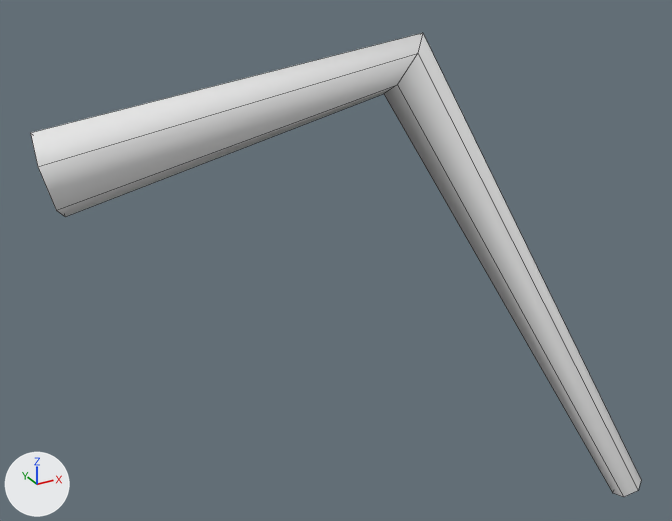
One commit to the FBX model unity/Assets/Art/Models/Crab_Leg4.fbx: the scene before it, then after it.
Camera for both pictures: a camera (50 mm lens) standing at (-0.113, -0.591, 0.191) and looking at (0.175, -0.066, -0.071). The axes (+X, +Y, +Z) are drawn at lower left. The lights are the same throughout. The older version comes first. Mesh edges are drawn as thin lines. Where no turn or scale is listed for an object, it has been applied to the vertices.

The first picture shows 'Crab_Leg4'.
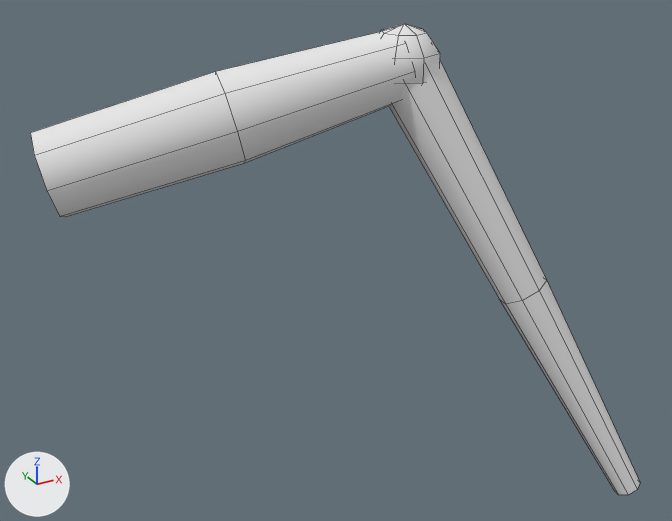
Boxes (x1, y1, x2, y2) around the edits, measured in the pictures (672 x 521 px; the box of a moved part takes in the faces that stretch with it):
'Crab_Leg4', reshaped: before (31, 33, 641, 497); after (31, 24, 640, 495)
part 1 of me_crab_leg4, added: after (381, 24, 440, 83)
part 2 of me_crab_leg4, added: after (389, 61, 640, 495)
part 3 of me_crab_leg4, moved or reshaped: before (31, 33, 641, 497); after (31, 29, 415, 217)

The change, as a diff of the scene's bpy script:
```diff
--- a/unity/Assets/Art/Models/Crab_Leg4.fbx.py
+++ b/unity/Assets/Art/Models/Crab_Leg4.fbx.py
@@ me_crab_leg4 @@
 # used by ob_crab_leg4; location = (0.0, 0.0, 0.0)
-me_crab_leg4.from_pydata(...)  # 18 vertices, 12 faces; spans x -0.01..0.38, y -0.191..0.026, z -0.266..0.08
+me_crab_leg4.from_pydata(...)  # 82 vertices, 72 faces; spans x -0.01..0.38, y -0.19..0.029, z -0.265..0.086
+# me_crab_leg4 part 1: a new loose piece, a UV sphere (8 segments, 5 rings, poles along z) spanning x 0.205..0.255, y -0.085..-0.035, z 0.034..0.086, in mat_vertexcolor (white #e7e7e7)
+# me_crab_leg4 part 2: a new loose piece of 24 vertices spanning x 0.208..0.38, y -0.19..-0.038, z -0.265..0.072, in mat_vertexcolor (white #e7e7e7)
+# me_crab_leg4 part 3
+# 16 vertices are removed from x -0.01..0.38, y -0.191..0.026, z -0.266..0.08
+# 12 faces are deleted
+# 22 vertices are added at x -0.01..0.239, y -0.084..0.029, z -0.021..0.084
+# 16 new faces join them
 me_crab_leg4.materials.append(mat_vertexcolor)
```
